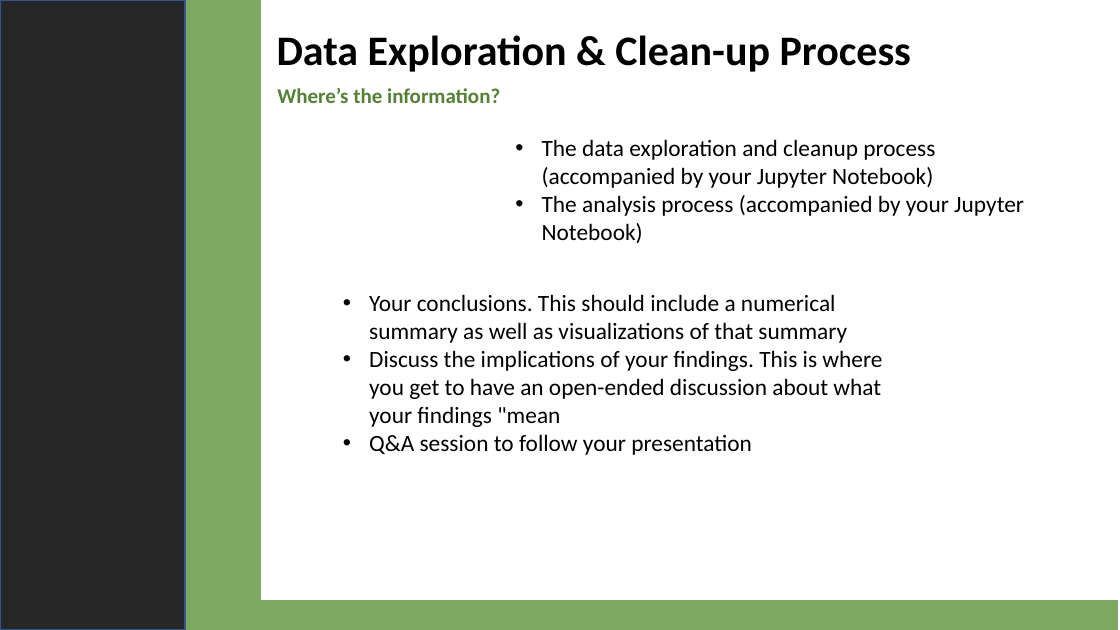
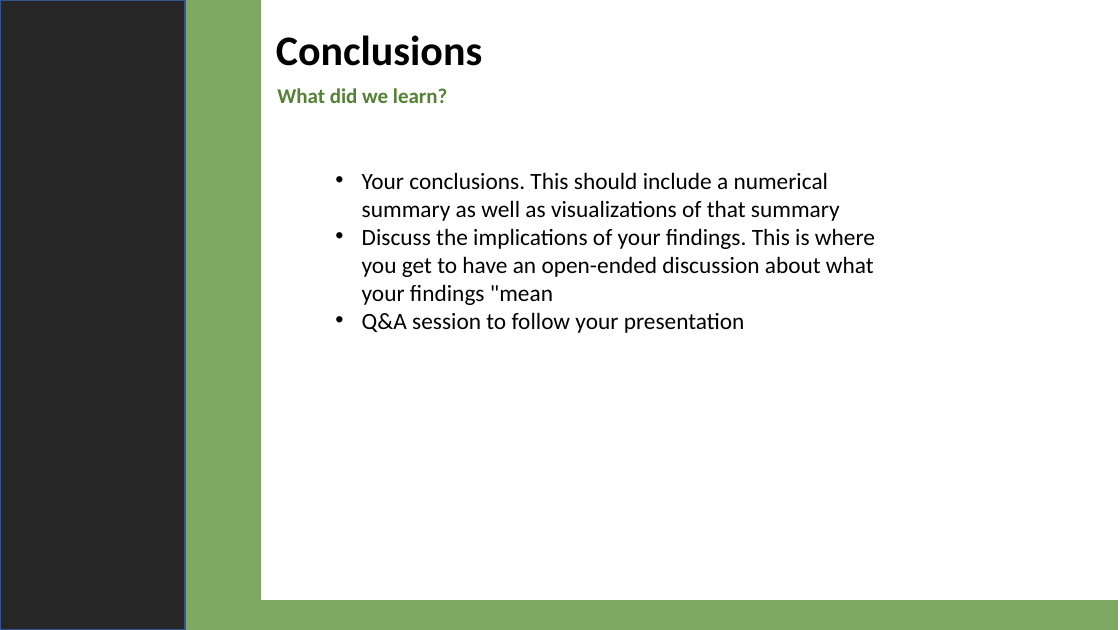
Before and after one commit to 4d4m43/DrinkAndBeHapPY, a slide deck: slide 10 of DrinkandBeHappy.pptx (slide 7 before the commit). Drawn at 1120x630 pixels with LibreOffice and Linux fonts; fonts in the diff are those of the drawing. Boxes give left, top, right and bottom in pixels: in the first picture for what was removed or moved away, otherwise in the second. Text is boxed around its words. In the diff, an @@ line names an element or a change of style, - is before the commit and + after.

Commit message:
added data exploration and analysis slides in powerpoint DrinkAndBeHappy

```diff
--- a/DrinkandBeHappy.pptx
+++ b/DrinkandBeHappy.pptx
@@ text at box(276, 35, 482, 66): text changed @@
-Data Exploration & Clean-up Process
+Conclusions
@@ text at box(277, 88, 447, 103): text changed @@
-Where’s the information?
+What did we learn?
@@ text removed at box(542, 139, 1024, 243) @@
-      • The data exploration and cleanup process (accompanied by your Jupyter Notebook)
-      • The analysis process (accompanied by your Jupyter Notebook)
@@ text "Your conclusions. This should include ...": place and size @@
-text "Your conclusions. This should include ..." at box(369, 294, 882, 455)
+text "Your conclusions. This should include ..." at box(362, 172, 875, 333)
```
Also in this commit, not shown: 3 other slides changed, 3 slides added, 1 slide removed, 2 other files.
